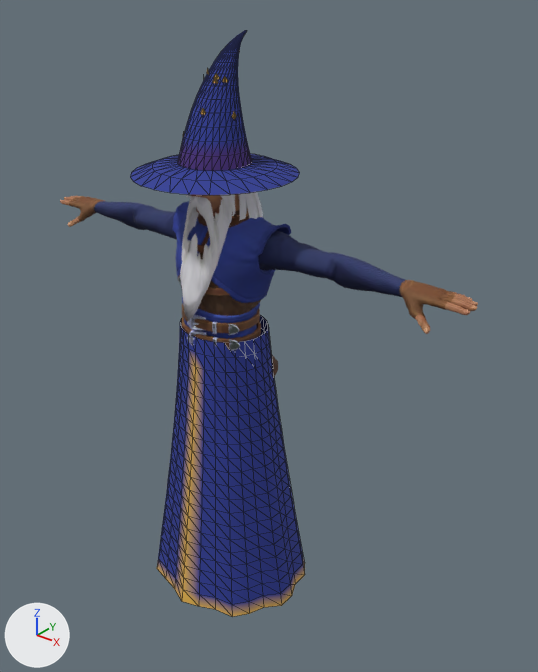
Renders of the glTF model src/three/models/merlin.glb from each side of a commit.
Both versions are drawn from a camera (50 mm lens) standing at (1.62, -1.75, 2.27) and looking at (0.11, 0.13, 1.1). The axes (+X, +Y, +Z) are drawn at lower left. The lights are the same throughout. The picture after the commit comes second. Mesh edges are drawn as thin lines on the coarser meshes. Vertices at exactly the same position are counted once.

The first picture shows 'Hair_Beard', 'Male_Ranger_Arms', 'Male_Ranger_Body', 'Male_Ranger_Body_Belt_1', 'merlin-hat', 'merlin-robe' and 3 more.
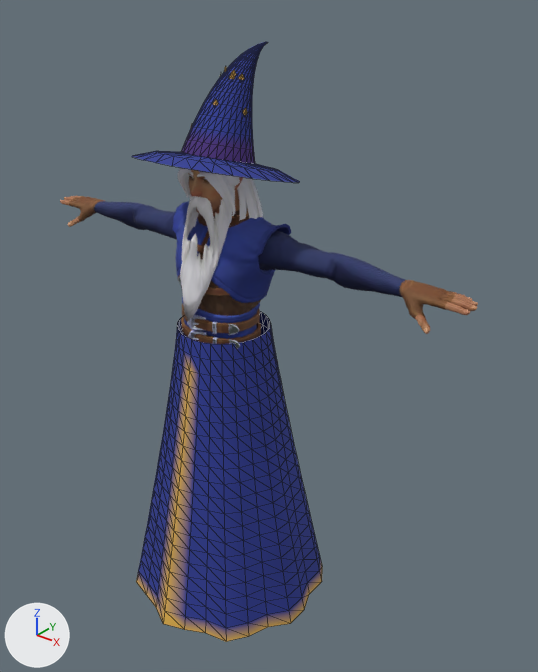
The change, as a list of edits to the scene's bpy script:
```text
Change me_merlin_hat:
    used by ob_merlin_hat; location = (0.0, 0.0, 0.0)
    remove me_merlin_hat.from_pydata(...)  # 512 vertices, 816 faces; spans x -0.27..0.27, y -0.27..0.27, z 1.7..2.115
    add me_merlin_hat.from_pydata(...)  # 512 vertices, 816 faces; spans x -0.27..0.27, y -0.254..0.27, z 1.646..2.076
    me_merlin_hat part 1: the whole mesh is turned -14 degrees about the x axis through its middle, then moved by (0.0, 0.058, 0.005)
Change me_merlin_robe:
    used by ob_merlin_robe; location = (0.0, 0.0, 0.0)
    remove me_merlin_robe.from_pydata(...)  # 588 vertices, 1120 faces; spans x -0.322..0.319, y -0.271..0.299, z 0.07..1.16
    add me_merlin_robe.from_pydata(...)  # 588 vertices, 1120 faces; spans x -0.384..0.38, y -0.373..0.398, z 0.035..1.16
    me_merlin_robe part 2: 586 of 588 vertices moved; they spanned x -0.322..0.319, y -0.271..0.299, z 0.07..1.16 and now span x -0.384..0.38, y -0.373..0.398, z 0.035..1.16; mean shift (0.0, 0.0, -0.018); largest move (0.0, -0.271, 0.07) -> (0.0, -0.373, 0.035)
```

Changed parts and their boxes [x1, y1, x2, y2] in the pictures (538 x 672 px):
'merlin-robe', reshaped (26% wider, 9% taller)
    before: [157, 315, 305, 617]
    after: [136, 312, 322, 642]
'merlin-hat', moved, turned
    before: [130, 30, 299, 195]
    after: [132, 42, 300, 182]
